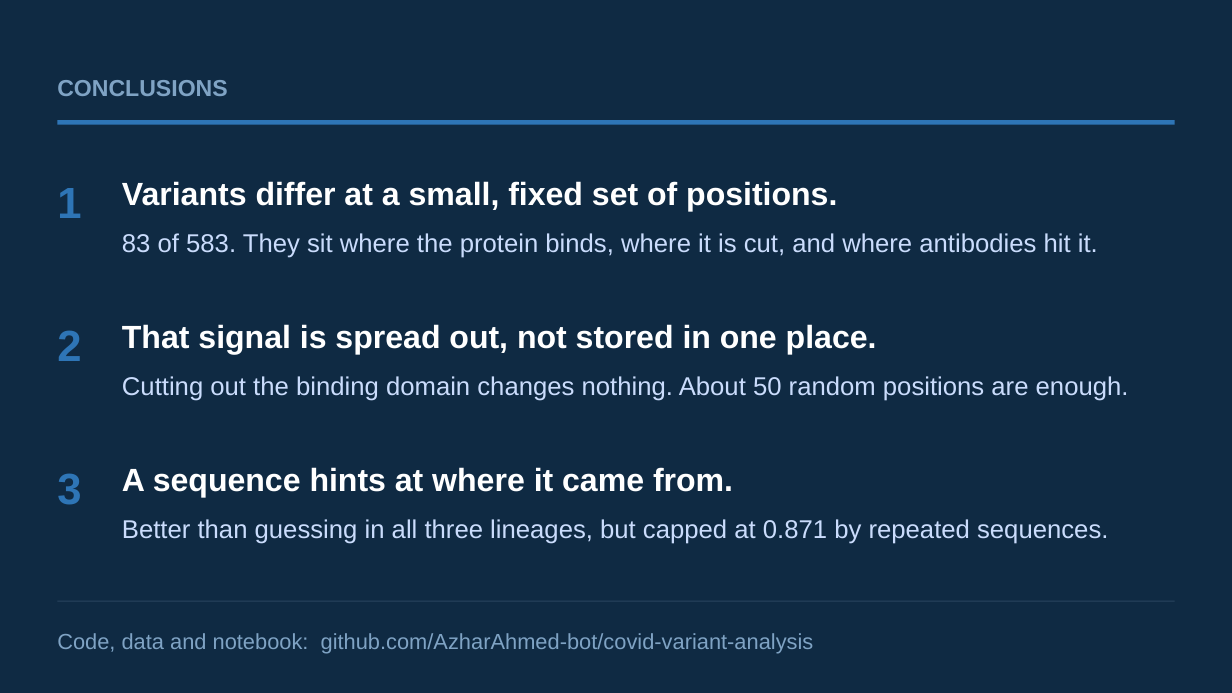
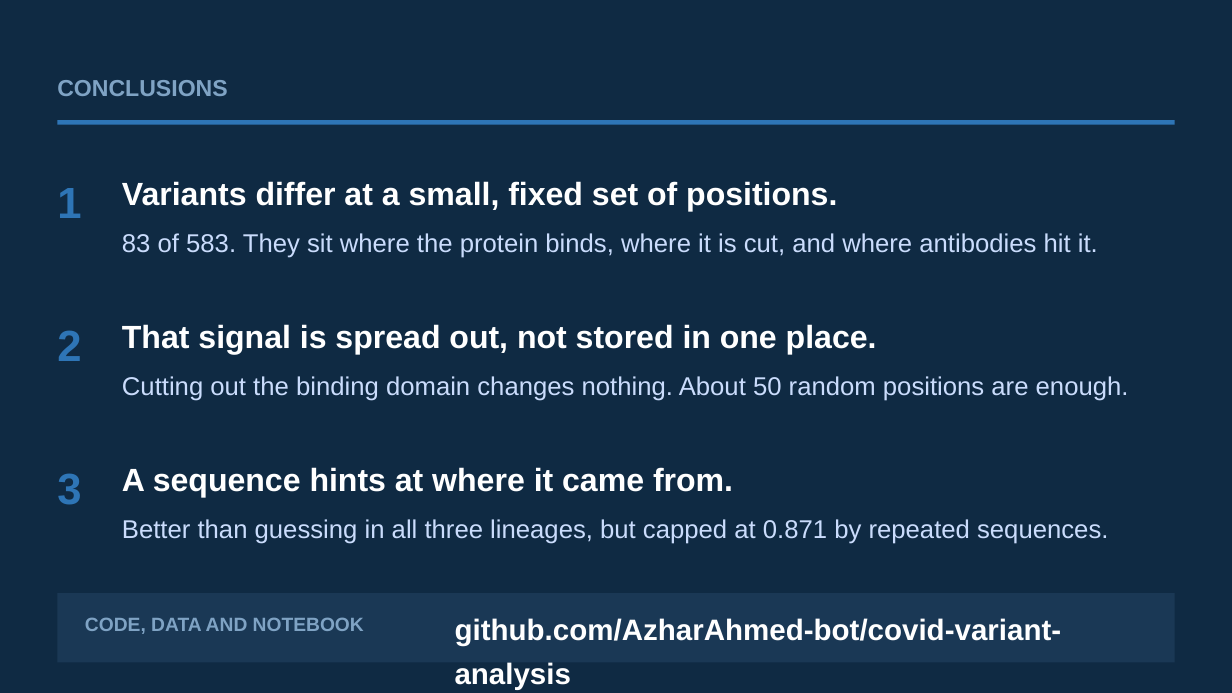
Before and after one commit to AzharAhmed-bot/covid-variant-analysis, a slide deck: slide 12 of deliverables/spike_variation_presentation.pptx. Drawn at 1232x693 pixels with LibreOffice and Linux fonts; fonts in the diff are those of the drawing. Boxes give left, top, right and bottom in pixels: in the first picture for what was removed or moved away, otherwise in the second. Text is boxed around its words. In the diff, an @@ line names an element or a change of style, - is before the commit and + after.

```diff
--- a/deliverables/spike_variation_presentation.pptx
+++ b/deliverables/spike_variation_presentation.pptx
@@ rectangle: place and size @@
-rectangle at bbox=[57, 601, 1175, 602]
+rectangle at bbox=[57, 593, 1175, 663]
@@ rectangle at bbox=[57, 593, 1175, 663]: fill #2A4560 to #1A3855 @@
@@ text at bbox=[85, 617, 364, 634]: text changed; size 17 to 15 pt; bold on @@
-Code, data and notebook: github.com/AzharAhmed-bot/covid-variant-analysis
+CODE, DATA AND NOTEBOOK
@@ text added at bbox=[455, 618, 1062, 690], 23 pt, text #FFFFFF, bold @@
+github.com/AzharAhmed-bot/covid-variant-analysis
```
Also in this commit, not shown: 1 other slide changed, 1 other file.
